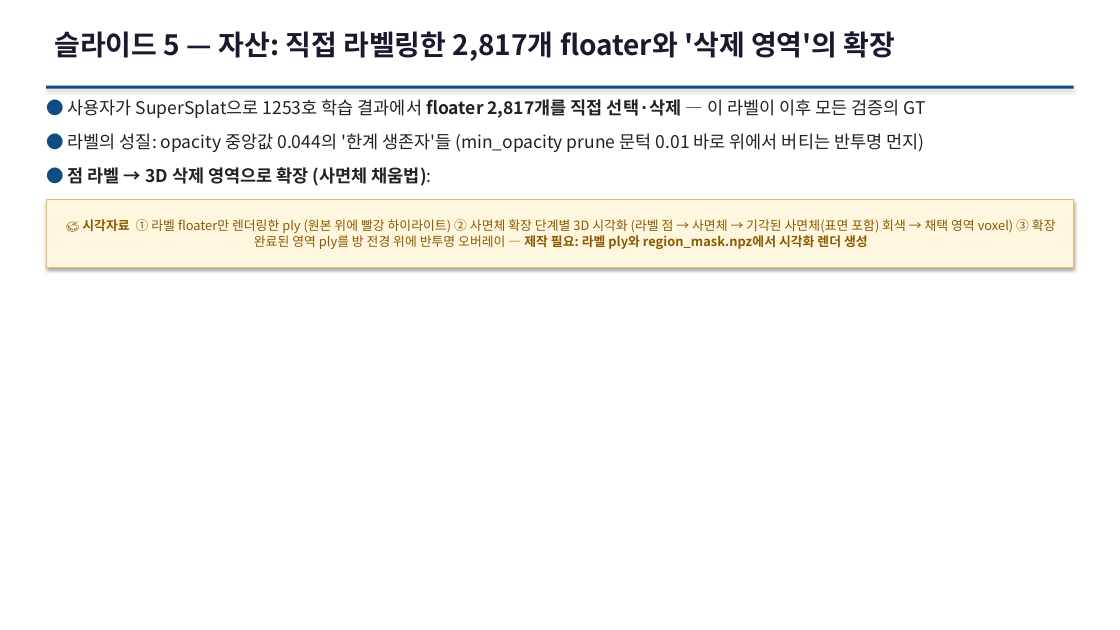
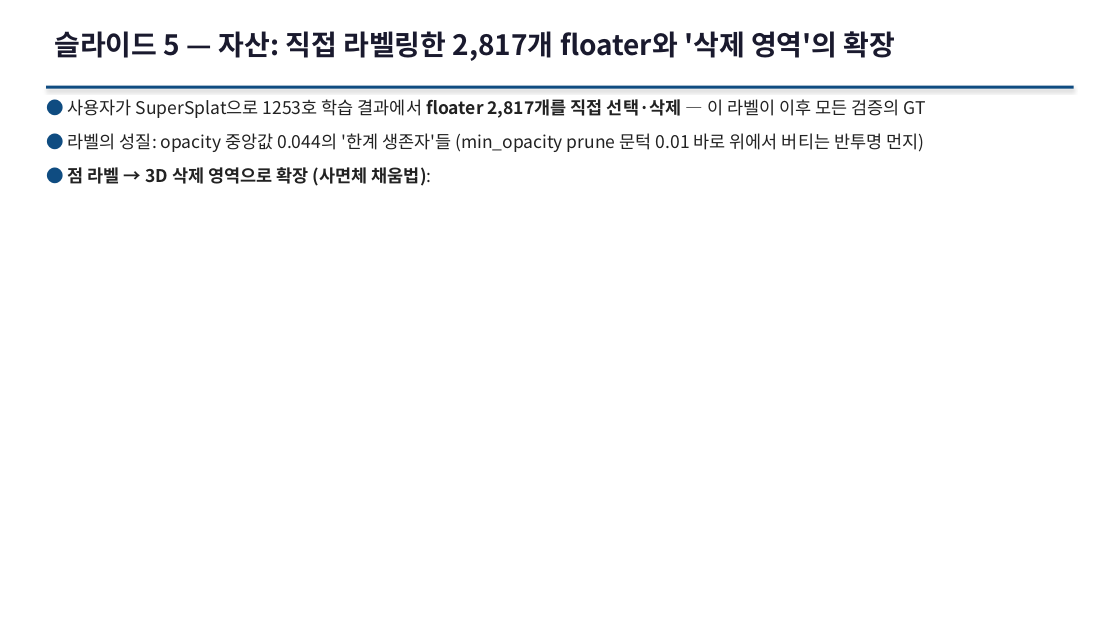
Before and after one commit to sawo0150/gs_floaterLab, a slide deck: slide 10 of context/ppt/gs_floater_deck.pptx (slide 9 before the commit). Drawn at 1120x630 pixels with LibreOffice and Linux fonts; fonts in the diff are those of the drawing. Boxes give left, top, right and bottom in pixels: in the first picture for what was removed or moved away, otherwise in the second. Text is boxed around its words. In the diff, an @@ line names an element or a change of style, - is before the commit and + after.

```diff
--- a/context/ppt/gs_floater_deck.pptx
+++ b/context/ppt/gs_floater_deck.pptx
@@ rectangle removed at <box>46,200,1074,267</box> @@
-🎨 시각자료 ① 라벨 floater만 렌더링한 ply (원본 위에 빨강 하이라이트) ② 사면체 확장 단계별 3D 시각화 (라벨 점 → 사면체 → 기각된 사면체(표면 포함) 회색 → 채택 영역 voxel) ③ 확장 완료된 영역 ply를 방 전경 위에 반투명 오버레이 — 제작 필요: 라벨 ply와 region_mask.npz에서 시각화 렌더 생성
```
Also in this commit, not shown: 39 other slides changed, 15 slides added, 2 slides removed, 18 other files.
